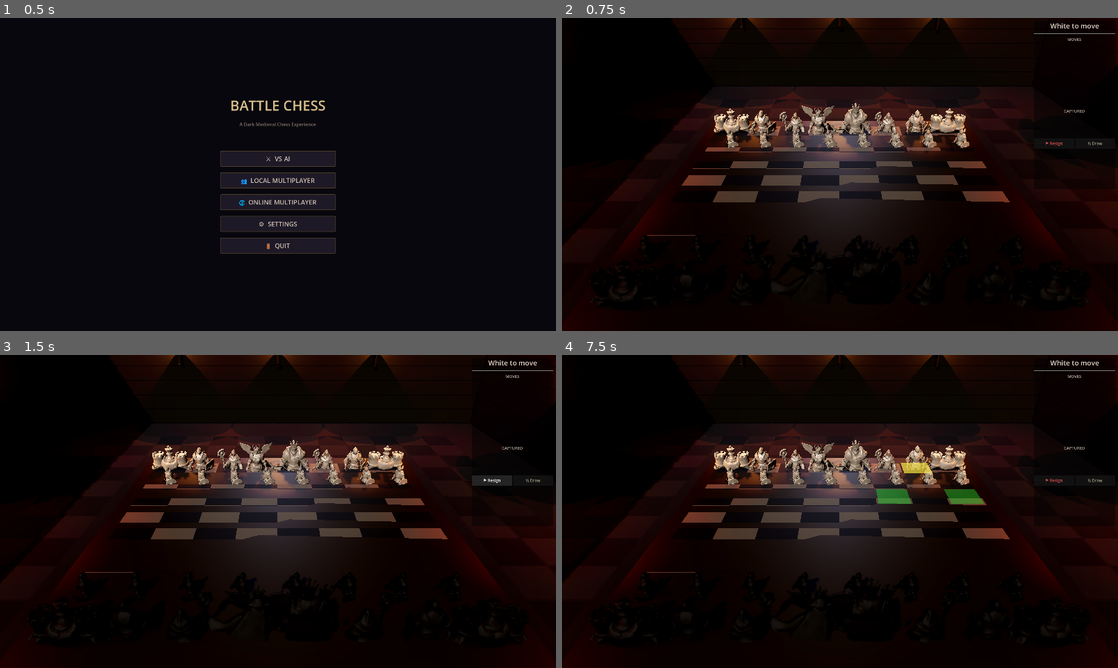
Above: before the commit, frames 1-4 (two rows, left to right).
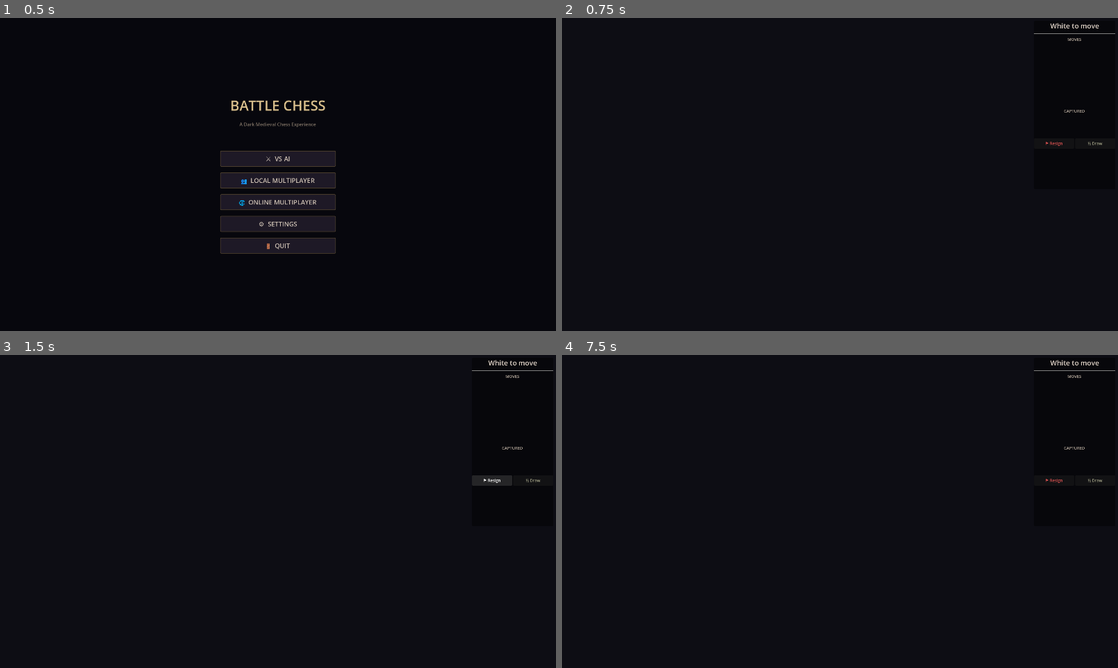
Above: after the commit, the same moments.

Repository: jmmcclure/battlechess
Game: Godot game, scene res://scenes/main.tscn
The game is run twice, just before and just after one commit, with the same random seed, the same clock (stepped at 60 frames per second) and the same inputs.
Inputs (mouse positions are in pixels of both pictures, inside the frame that each line leads up to):
- Up to frame 1 (0.5 s): no input
- Up to frame 2 (0.75 s): click "⚔ VS AI" at 0.5 s
- Up to frame 3 (1.5 s): click "⚑ Resign" at 1.25 s
- Up to frame 4 (7.5 s): click "½ Draw" at 2 s; click "⚑ Resign" at 2.75 s; click "½ Draw" at 3.5 s; click "⚑ Resign" at 4.25 s; click "½ Draw" at 5 s; tap Enter at 5.75, 7.25 s; move the mouse to (962, 495) at 5.77 s; click (962, 495) at 5.92 s; tap Space at 6.02, 6.5 s; drag from (728, 527) to (812, 574) at 6.52 s; move the mouse to (895, 442) at 7.27 s; click (895, 442) at 7.42 s

Frame 1 is identical in both runs. In frame 2, 14% of the frame differs, in the area x 8-100%, y 0-74%; in frame 3, 14%; in frame 4, 14%.
Error after the commit: Parse Error: There is already a variable named "cyl" declared in this scope. (res://scripts/game_controller.gd:255)

Commit message:
Rebuild castle: remove board frame, fix mortar slabs, push walls back
- Removed board frame (brown bars covering board)
- Removed mortar line slabs (rendered as giant brown bars on walls)
- Walls pushed to distance=24 (was 18), eliminates left shadow
- Simplified wall/torch builders — clean single functions
- Torches: disabled shadow casting (perf), positioned further from wall
- Pieces lifted y=0.3 above board surface
- Removed floor tile grid (visual clutter)

Co-authored-by: Copilot <223556219+Copilot@users.noreply.github.com>

Diff:
--- a/scripts/chess/board.gd
+++ b/scripts/chess/board.gd
@@ -238,7 +238,7 @@
 		var piece_scales := [0.0, 1.8, 3.0, 2.8, 2.8, 3.5, 3.8]
 		var s: float = piece_scales[type]
 		model_instance.scale = Vector3(s, s, s)
-		model_instance.position.y = 0.1  # Slight lift above board
+		model_instance.position.y = 0.3  # Lift above board surface
 		# Apply color tint
 		_apply_color_material(model_instance, color)
 	else:
--- a/scripts/game_controller.gd
+++ b/scripts/game_controller.gd
@@ -80,86 +80,154 @@
 
 
 func _setup_environment() -> void:
-	# === Castle floor — large stone flagstones ===
+	# === Castle floor ===
 	var floor_mesh := MeshInstance3D.new()
 	var floor_plane := PlaneMesh.new()
 	floor_plane.size = Vector2(60, 60)
 	floor_mesh.mesh = floor_plane
-	floor_mesh.position.y = -0.1
+	floor_mesh.position.y = -0.15
 	var floor_mat := StandardMaterial3D.new()
-	floor_mat.albedo_color = Color(0.12, 0.1, 0.08)
+	floor_mat.albedo_color = Color(0.1, 0.08, 0.06)
 	floor_mat.roughness = 0.9
-	floor_mat.metallic = 0.02
 	floor_mesh.material_override = floor_mat
 	floor_mesh.name = "CastleFloor"
 	add_child(floor_mesh)
 
-	# === Stone tile grid on floor for castle look ===
-	var tile_mat_dark := StandardMaterial3D.new()
-	tile_mat_dark.albedo_color = Color(0.08, 0.07, 0.06)
-	tile_mat_dark.roughness = 0.85
-	var tile_mat_light := StandardMaterial3D.new()
-	tile_mat_light.albedo_color = Color(0.14, 0.12, 0.1)
-	tile_mat_light.roughness = 0.85
-	for tx in range(-6, 7):
-		for tz in range(-6, 7):
-			# Skip tiles under the chess board
-			if abs(tx) <= 4 and abs(tz) <= 4:
-				continue
-			var tile := MeshInstance3D.new()
-			var tp := PlaneMesh.new()
-			tp.size = Vector2(2.0, 2.0)
-			tile.mesh = tp
-			tile.position = Vector3(tx * 2.1, -0.09, tz * 2.1)
-			tile.material_override = tile_mat_dark if (tx + tz) % 2 == 0 else tile_mat_light
-			tile.name = "FloorTile_%d_%d" % [tx + 6, tz + 6]
-			add_child(tile)
-
-	# === Board frame — ornate wooden border ===
-	var board_extent: float = 2.0 * 8  # SQUARE_SIZE * BOARD_SIZE
-	var frame := MeshInstance3D.new()
-	var frame_mesh := BoxMesh.new()
-	frame_mesh.size = Vector3(board_extent + 1.5, 0.2, board_extent + 1.5)
-	frame.mesh = frame_mesh
-	frame.position.y = -0.1
-	var frame_mat := StandardMaterial3D.new()
-	frame_mat.albedo_color = Color(0.2, 0.13, 0.06)
-	frame_mat.roughness = 0.45
-	frame_mat.metallic = 0.1
-	frame.material_override = frame_mat
-	frame.name = "BoardFrame"
-	add_child(frame)
-
-	# === Castle walls with stone block pattern ===
-	var wall_height: float = 12.0
-	var wall_thickness: float = 1.5
-	var wall_distance: float = 18.0
-
-	# Back wall (behind black pieces — negative Z)
-	_build_stone_wall(Vector3(0, wall_height / 2.0, -wall_distance),
-		Vector3(wall_distance * 2.5, wall_height, wall_thickness), "BackWall")
-	# Left wall
-	_build_stone_wall(Vector3(-wall_distance, wall_height / 2.0, 0),
-		Vector3(wall_thickness, wall_height, wall_distance * 2.5), "LeftWall")
-	# Right wall
-	_build_stone_wall(Vector3(wall_distance, wall_height / 2.0, 0),
-		Vector3(wall_thickness, wall_height, wall_distance * 2.5), "RightWall")
+	# === Castle walls — push further back, no mortar slabs ===
+	var wall_height: float = 14.0
+	var wall_thickness: float = 1.0
+	var wall_dist: float = 24.0
+
+	_add_wall(Vector3(0, wall_height / 2.0, -wall_dist),
+		Vector3(wall_dist * 2.5, wall_height, wall_thickness), "BackWall")
+	_add_wall(Vector3(-wall_dist, wall_height / 2.0, 0),
+		Vector3(wall_thickness, wall_height, wall_dist * 2.5), "LeftWall")
+	_add_wall(Vector3(wall_dist, wall_height / 2.0, 0),
+		Vector3(wall_thickness, wall_height, wall_dist * 2.5), "RightWall")
 
 	# === Flaming wall torches ===
 	var torch_positions := [
-		# Back wall
-		Vector3(-8, 5.5, -wall_distance + 1.2),
-		Vector3(0, 5.5, -wall_distance + 1.2),
-		Vector3(8, 5.5, -wall_distance + 1.2),
-		# Left wall
-		Vector3(-wall_distance + 1.2, 5.5, -6),
-		Vector3(-wall_distance + 1.2, 5.5, 6),
-		# Right wall
-		Vector3(wall_distance - 1.2, 5.5, -6),
-		Vector3(wall_distance - 1.2, 5.5, 6),
+		Vector3(-10, 6, -wall_dist + 1.5),
+		Vector3(0, 6, -wall_dist + 1.5),
+		Vector3(10, 6, -wall_dist + 1.5),
+		Vector3(-wall_dist + 1.5, 6, -8),
+		Vector3(-wall_dist + 1.5, 6, 8),
+		Vector3(wall_dist - 1.5, 6, -8),
+		Vector3(wall_dist - 1.5, 6, 8),
 	]
 	for i in range(torch_positions.size()):
-		_build_torch(torch_positions[i], i)
+		_add_torch(torch_positions[i], i)
+
+	# === Corner pillars ===
+	for cx in [-1, 1]:
+		for cz in [-1, 1]:
+			var pillar := MeshInstance3D.new()
+			var cyl := CylinderMesh.new()
+			cyl.top_radius = 0.7
+			cyl.bottom_radius = 0.9
+			cyl.height = wall_height
+			pillar.mesh = cyl
+			pillar.position = Vector3(cx * wall_dist, wall_height / 2.0, cz * wall_dist)
+			var pmat := StandardMaterial3D.new()
+			pmat.albedo_color = Color(0.14, 0.12, 0.1)
+			pmat.roughness = 0.85
+			pillar.material_override = pmat
+			pillar.name = "Pillar_%d_%d" % [cx, cz]
+			add_child(pillar)
+
+	# === Dark ceiling ===
+	var ceiling := MeshInstance3D.new()
+	var ceil_plane := PlaneMesh.new()
+	ceil_plane.size = Vector2(60, 60)
+	ceiling.mesh = ceil_plane
+	ceiling.position.y = wall_height
+	ceiling.rotation_degrees.x = 180
+	var ceil_mat := StandardMaterial3D.new()
+	ceil_mat.albedo_color = Color(0.03, 0.02, 0.02)
+	ceil_mat.roughness = 1.0
+	ceiling.material_override = ceil_mat
+	ceiling.name = "Ceiling"
+	add_child(ceiling)
+
+	# === Subtle fill light ===
+	var fill := DirectionalLight3D.new()
+	fill.rotation_degrees = Vector3(-15, 180, 0)
+	fill.light_energy = 0.1
+	fill.light_color = Color(0.5, 0.6, 0.8)
+	fill.name = "MoonFill"
+	add_child(fill)
+
+
+func _add_wall(pos: Vector3, size: Vector3, wall_name: String) -> void:
+	var wall := MeshInstance3D.new()
+	var box := BoxMesh.new()
+	box.size = size
+	wall.mesh = box
+	wall.position = pos
+	var mat := StandardMaterial3D.new()
+	mat.albedo_color = Color(0.13, 0.11, 0.09)
+	mat.roughness = 0.92
+	wall.material_override = mat
+	wall.name = wall_name
+	add_child(wall)
+
+
+func _add_torch(pos: Vector3, idx: int) -> void:
+	# Wooden handle
+	var handle := MeshInstance3D.new()
+	var cyl := CylinderMesh.new()
+	cyl.top_radius = 0.06
+	cyl.bottom_radius = 0.08
+	cyl.height = 1.0
+	handle.mesh = cyl
+	handle.position = pos
+	var wood := StandardMaterial3D.new()
+	wood.albedo_color = Color(0.22, 0.13, 0.05)
+	wood.roughness = 0.85
+	handle.material_override = wood
+	handle.name = "TorchHandle_%d" % idx
+	add_child(handle)
+
+	# Fire particles
+	var fire := GPUParticles3D.new()
+	fire.position = pos + Vector3(0, 0.6, 0)
+	fire.amount = 25
+	fire.lifetime = 0.6
+	fire.emitting = true
+	fire.name = "TorchFire_%d" % idx
+	var fmat := ParticleProcessMaterial.new()
+	fmat.direction = Vector3(0, 1, 0)
+	fmat.spread = 12.0
+	fmat.initial_velocity_min = 0.3
+	fmat.initial_velocity_max = 1.0
+	fmat.gravity = Vector3(0, 1.5, 0)
+	fmat.scale_min = 0.06
+	fmat.scale_max = 0.15
+	fmat.color = Color(1.0, 0.6, 0.1)
+	fire.process_material = fmat
+	var sphere := SphereMesh.new()
+	sphere.radius = 0.06
+	sphere.height = 0.12
+	fire.draw_pass_1 = sphere
+	var emat := StandardMaterial3D.new()
+	emat.albedo_color = Color(1.0, 0.5, 0.05)
+	emat.emission_enabled = true
+	emat.emission = Color(1.0, 0.4, 0.05)
+	emat.emission_energy_multiplier = 3.0
+	emat.shading_mode = BaseMaterial3D.SHADING_MODE_UNSHADED
+	fire.material_override = emat
+	add_child(fire)
+
+	# Warm light
+	var light := OmniLight3D.new()
+	light.position = pos + Vector3(0, 0.8, 0)
+	light.light_color = Color(1.0, 0.55, 0.15)
+	light.light_energy = 3.0
+	light.omni_range = 18.0
+	light.omni_attenuation = 1.3
+	light.shadow_enabled = false  # Too many shadow casters kills perf
+	light.name = "TorchLight_%d" % idx
+	add_child(light)
 
 	# === Ceiling (dark, barely visible) ===
 	var ceiling := MeshInstance3D.new()
@@ -207,135 +275,6 @@
 	add_child(fill_light)
 
 
-func _build_stone_wall(pos: Vector3, size: Vector3, wall_name: String) -> void:
-	# Main wall slab
-	var wall := MeshInstance3D.new()
-	var box := BoxMesh.new()
-	box.size = size
-	wall.mesh = box
-	wall.position = pos
-	var mat := StandardMaterial3D.new()
-	mat.albedo_color = Color(0.16, 0.14, 0.12)
-	mat.roughness = 0.92
-	mat.metallic = 0.02
-	wall.material_override = mat
-	wall.name = wall_name
-	add_child(wall)
-
-	# Stone block lines — horizontal mortar lines
-	var block_mat := StandardMaterial3D.new()
-	block_mat.albedo_color = Color(0.08, 0.07, 0.06)
-	block_mat.roughness = 1.0
-	var is_z_wall: bool = size.x > size.z  # back wall faces Z
-	var block_height: float = 1.2
-	var num_rows: int = int(size.y / block_height)
-	for row in range(num_rows):
-		var mortar := MeshInstance3D.new()
-		var mortar_mesh := BoxMesh.new()
-		if is_z_wall:
-			mortar_mesh.size = Vector3(size.x + 0.02, 0.06, size.z + 0.04)
-		else:
-			mortar_mesh.size = Vector3(size.x + 0.04, 0.06, size.z + 0.02)
-		mortar.mesh = mortar_mesh
-		mortar.position = Vector3(pos.x, pos.y - size.y / 2.0 + row * block_height + block_height, pos.z)
-		mortar.material_override = block_mat
-		mortar.name = "%s_Mortar_%d" % [wall_name, row]
-		add_child(mortar)
-
-
-func _build_torch(pos: Vector3, idx: int) -> void:
-	# Iron bracket — angled arm from wall
-	var bracket := MeshInstance3D.new()
-	var bracket_mesh := BoxMesh.new()
-	bracket_mesh.size = Vector3(0.12, 0.12, 0.8)
-	bracket.mesh = bracket_mesh
-	bracket.position = pos - Vector3(0, 0.6, 0)
-	bracket.rotation_degrees.x = -20
-	var iron_mat := StandardMaterial3D.new()
-	iron_mat.albedo_color = Color(0.08, 0.06, 0.05)
-	iron_mat.metallic = 0.7
-	iron_mat.roughness = 0.35
-	bracket.material_override = iron_mat
-	bracket.name = "TorchBracket_%d" % idx
-	add_child(bracket)
-
-	# Wooden torch handle
-	var handle := MeshInstance3D.new()
-	var cyl := CylinderMesh.new()
-	cyl.top_radius = 0.06
-	cyl.bottom_radius = 0.08
-	cyl.height = 1.2
-	handle.mesh = cyl
-	handle.position = pos - Vector3(0, 0.1, 0)
-	var wood_mat := StandardMaterial3D.new()
-	wood_mat.albedo_color = Color(0.25, 0.15, 0.06)
-	wood_mat.roughness = 0.85
-	handle.material_override = wood_mat
-	handle.name = "TorchHandle_%d" % idx
-	add_child(handle)
-
-	# Torch head — wrapped cloth/pitch
-	var head := MeshInstance3D.new()
-	var head_mesh := CylinderMesh.new()
-	head_mesh.top_radius = 0.12
-	head_mesh.bottom_radius = 0.1
-	head_mesh.height = 0.3
-	head.mesh = head_mesh
-	head.position = pos + Vector3(0, 0.5, 0)
-	var pitch_mat := StandardMaterial3D.new()
-	pitch_mat.albedo_color = Color(0.1, 0.05, 0.02)
-	pitch_mat.roughness = 1.0
-	head.material_override = pitch_mat
-	head.name = "TorchHead_%d" % idx
-	add_child(head)
-
-	# Fire particles
-	var fire := GPUParticles3D.new()
-	fire.position = pos + Vector3(0, 0.75, 0)
-	fire.amount = 30
-	fire.lifetime = 0.8
-	fire.emitting = true
-	fire.name = "TorchFire_%d" % idx
-
-	var fire_mat := ParticleProcessMaterial.new()
-	fire_mat.direction = Vector3(0, 1, 0)
-	fire_mat.spread = 15.0
-	fire_mat.initial_velocity_min = 0.5
-	fire_mat.initial_velocity_max = 1.5
-	fire_mat.gravity = Vector3(0, 2.0, 0)
-	fire_mat.scale_min = 0.08
-	fire_mat.scale_max = 0.2
-	fire_mat.color = Color(1.0, 0.6, 0.1)
-	fire.process_material = fire_mat
-
-	var flame_mesh := SphereMesh.new()
-	flame_mesh.radius = 0.08
-	flame_mesh.height = 0.16
-	fire.draw_pass_1 = flame_mesh
-
-	# Emissive flame material
-	var flame_mat := StandardMaterial3D.new()
-	flame_mat.albedo_color = Color(1.0, 0.5, 0.05)
-	flame_mat.emission_enabled = true
-	flame_mat.emission = Color(1.0, 0.4, 0.05)
-	flame_mat.emission_energy_multiplier = 3.0
-	flame_mat.shading_mode = BaseMaterial3D.SHADING_MODE_UNSHADED
-	fire.material_override = flame_mat
-
-	add_child(fire)
-
-	# Warm flickering light
-	var light := OmniLight3D.new()
-	light.position = pos + Vector3(0, 0.8, 0)
-	light.light_color = Color(1.0, 0.55, 0.15)
-	light.light_energy = 3.5
-	light.omni_range = 16.0
-	light.omni_attenuation = 1.2
-	light.shadow_enabled = true
-	light.name = "TorchLight_%d" % idx
-	add_child(light)
-
-
 func _on_game_started(_mode: String) -> void:
 	engine.setup_starting_position()
 	notation.clear()
Not shown, added: assets/audio/sfx/armor_fall.mp3.import
Not shown, added: assets/audio/sfx/battle_grunt.mp3.import
Not shown, added: assets/audio/sfx/blood_splatter.mp3.import
Not shown, added: assets/audio/sfx/death_scream.mp3.import
Not shown, added: assets/audio/sfx/dungeon_ambience.mp3.import
Not shown, added: assets/audio/sfx/horse_neigh.mp3.import
Not shown, added: assets/audio/sfx/magic_cast.mp3.import
Not shown, added: assets/audio/sfx/piece_place.mp3.import
Not shown, added: assets/audio/sfx/stone_crumble.mp3.import
Not shown, added: assets/audio/sfx/stone_step.mp3.import
Not shown, added: assets/audio/sfx/sword_clash.mp3.import
Not shown, added: assets/audio/sfx/sword_draw.mp3.import
(and 7 more such lines)
